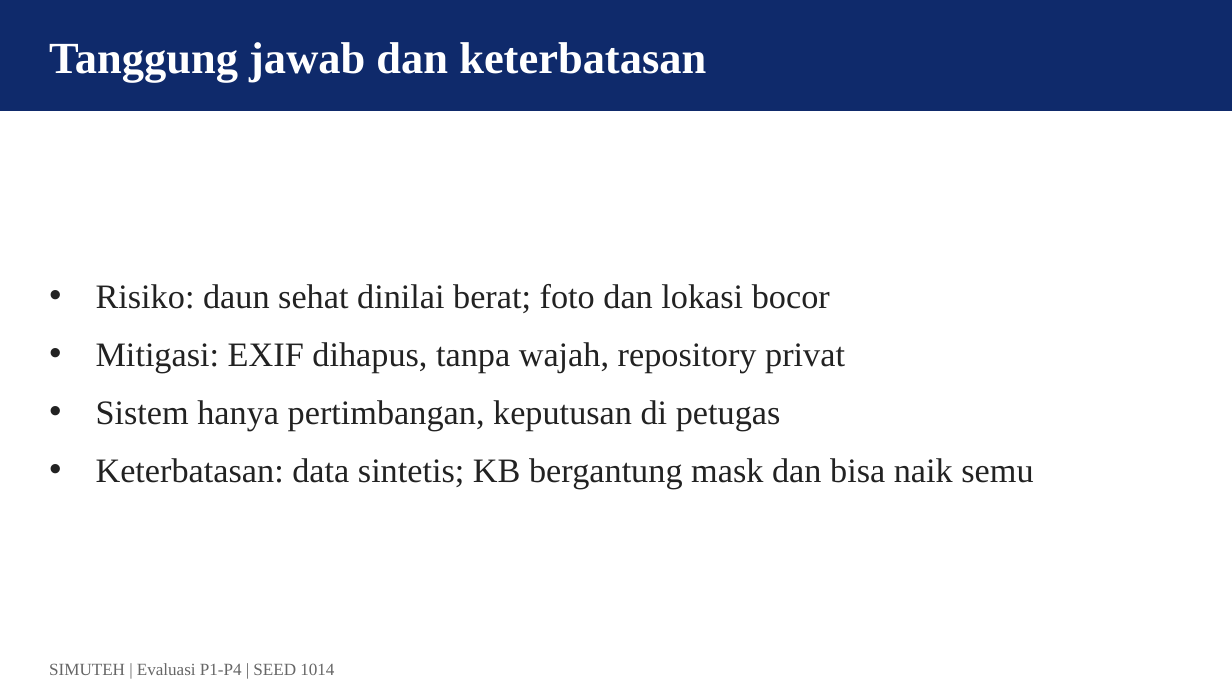
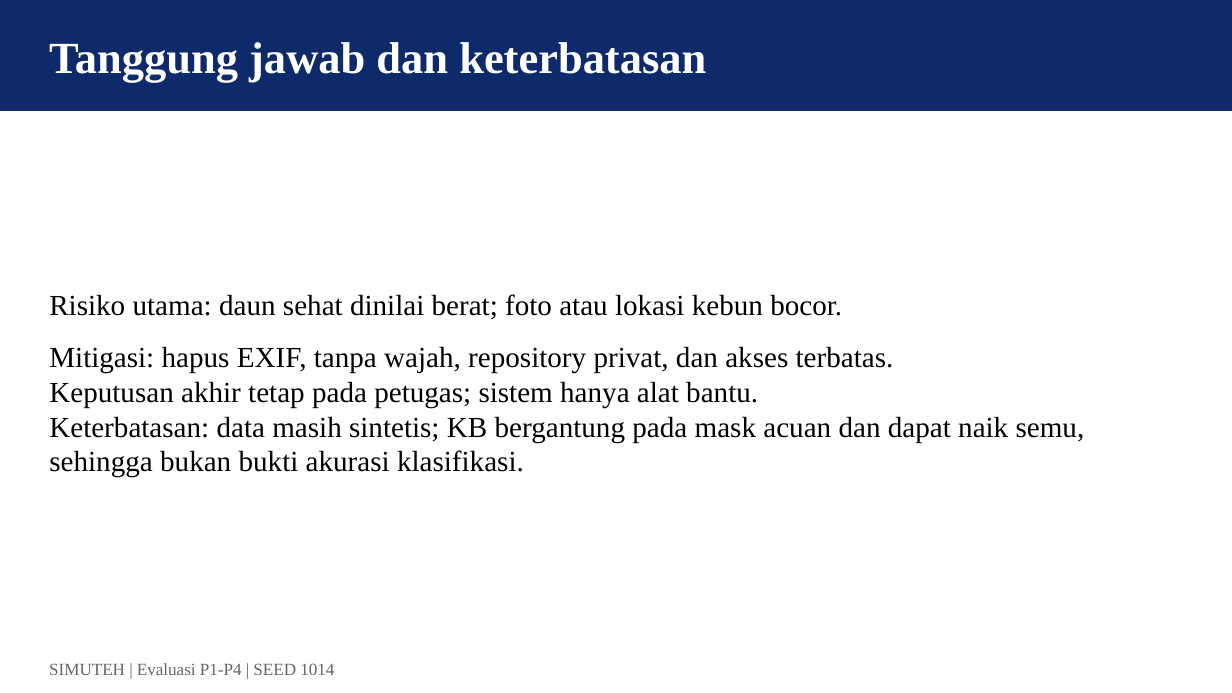
Before and after one commit to FarhanF22/simuteh-2330511014_Farhan_Fadila, a slide deck: slide 11 of Laporan/Farhan_Fadila_2330511014.pptx. Drawn at 1232x693 pixels with LibreOffice and Linux fonts; fonts in the diff are those of the drawing. Boxes give left, top, right and bottom in pixels: in the first picture for what was removed or moved away, otherwise in the second. Text is boxed around its words. In the diff, an @@ line names an element or a change of style, - is before the commit and + after.

```diff
--- a/Laporan/Farhan_Fadila_2330511014.pptx
+++ b/Laporan/Farhan_Fadila_2330511014.pptx
@@ text at [49,294,1085,477]: text changed; size 20 to 17 pt; text colour #222222 to #000000 @@
-• Risiko: daun sehat dinilai berat; foto dan lokasi bocor
-• Mitigasi: EXIF dihapus, tanpa wajah, repository privat
-• Sistem hanya pertimbangan, keputusan di petugas
-• Keterbatasan: data sintetis; KB bergantung mask dan bisa naik semu
+Risiko utama: daun sehat dinilai berat; foto atau lokasi kebun bocor.
+Mitigasi: hapus EXIF, tanpa wajah, repository privat, dan akses terbatas.
+Keputusan akhir tetap pada petugas; sistem hanya alat bantu.
+Keterbatasan: data masih sintetis; KB bergantung pada mask acuan dan dapat naik semu, sehingga bukan bukti akurasi klasifikasi.
```
Also in this commit, not shown: 6 other slides changed, 4 other files.
